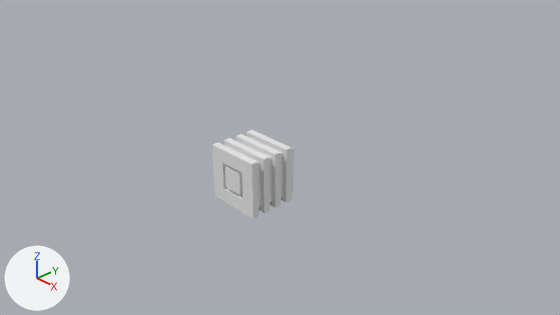
Before and after pictures for a commit that changed the Blender file src/main/resources/dev/power_supply.blend.
Camera for both pictures: the file's camera 'Camera'. Arrows for +X, +Y and +Z are at lower left; the lights stay in place.

The scene before the commit, as lines of its bpy script (objects in view):
```python
mat_material = diffuse_material('Material')
mat_material.base_color = (0.8, 0.8, 0.8)  # white #e7e7e7
me_cube = bpy.data.meshes.new('Cube')
me_cube.from_pydata(...)  # 80 vertices, 78 faces; spans x -1.0..1.0, y -1.0..1.0, z -1.0..1.0
me_cube.materials.append(mat_material)  # white #e7e7e7
ob_cube = bpy.data.objects.new('Cube', me_cube)
ob_cube.location = (0.5, -0.5, 0.5)
ob_cube.scale = (0.5, 0.5, 0.5)
```
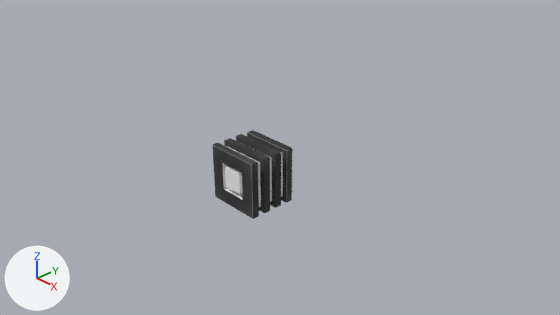
What differs and where, as boxes (x1, y1, x2, y2) in the pictures (560 x 315 px):
'Cube', surface changed (grey to black): (212, 130, 294, 219) in both

Edits to the bpy script that builds the scene:
```text
Add img_power_supply_png:
    img_power_supply_png = load_image('power_supply.png', 'power_supply.png', 61, 61, 'sRGB')
Change mat_material:
    remove mat_material.base_color = (0.8, 0.8, 0.8)  # white #e7e7e7
    add mat_material.texture = img_power_supply_png
```
